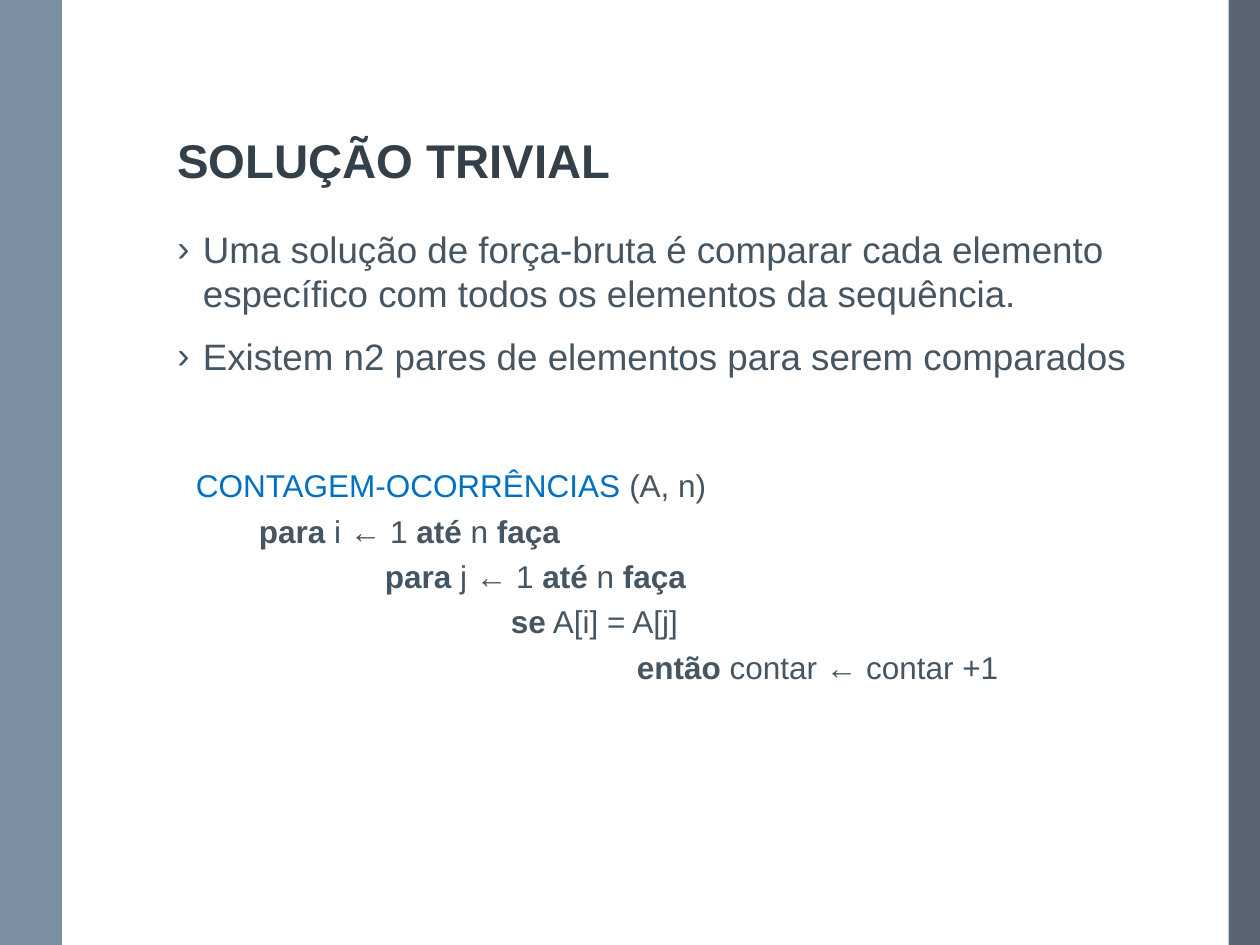
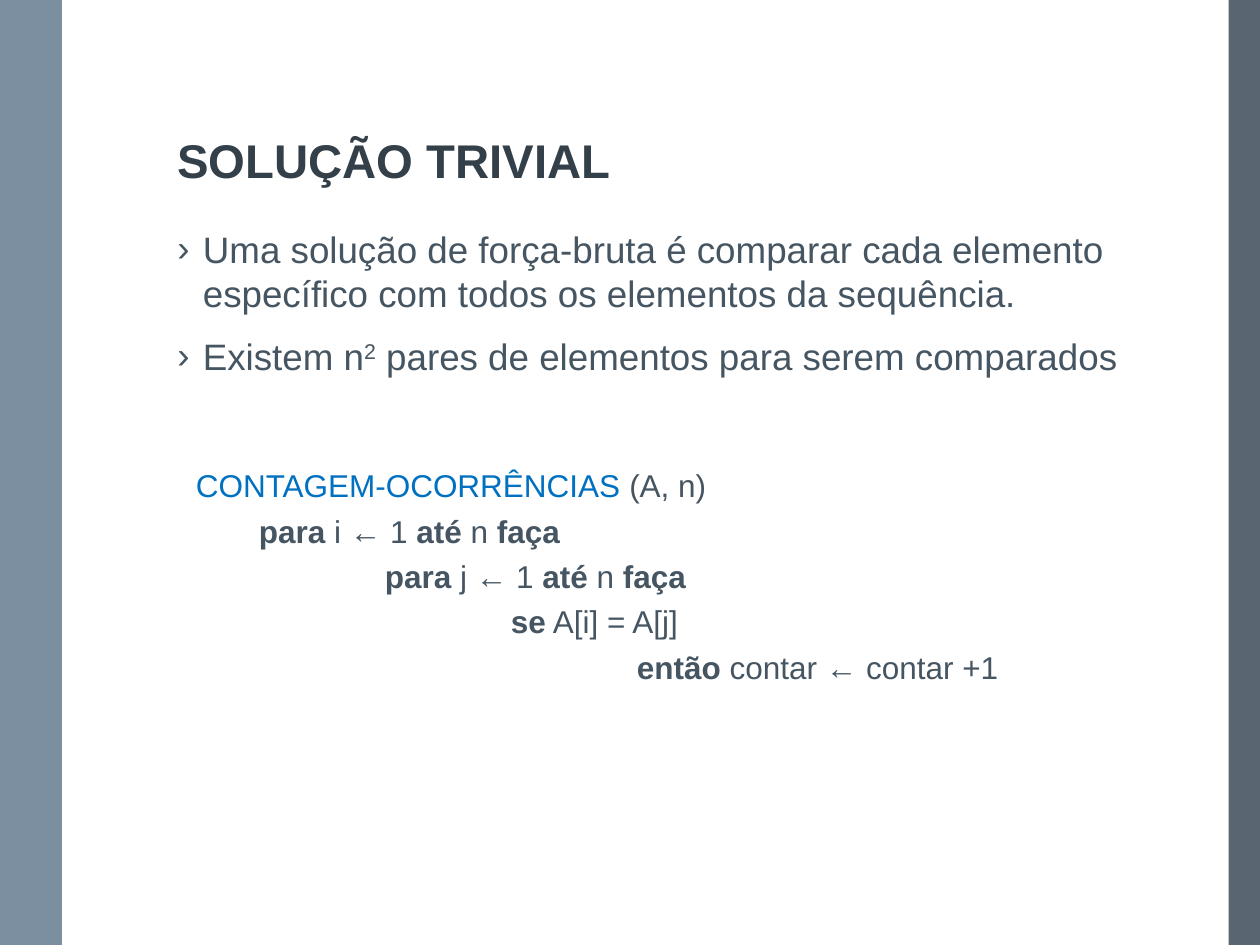
Before and after one commit to denisjose/divideandconquer, a slide deck: slide 3 of Apresentação.pptx. Drawn at 1260x945 pixels with LibreOffice and Linux fonts; fonts in the diff are those of the drawing. Boxes give left, top, right and bottom in pixels: in the first picture for what was removed or moved away, otherwise in the second. Text is boxed around its words. In the diff, an @@ line names an element or a change of style, - is before the commit and + after.

```diff
--- a/Apresentação.pptx
+++ b/Apresentação.pptx
@@ text at (203, 343, 1117, 377): now superscript in "n2" @@
```
Also in this commit, not shown: 1 slide added, 3 other files.
